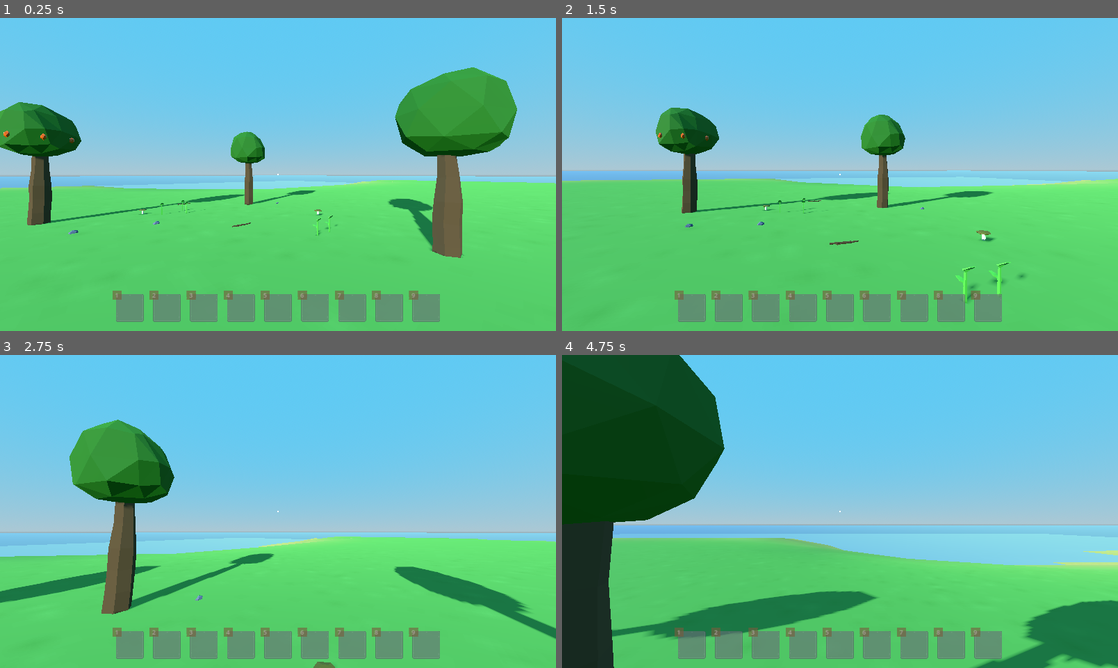
Above: before the commit, frames 1-4 (two rows, left to right).
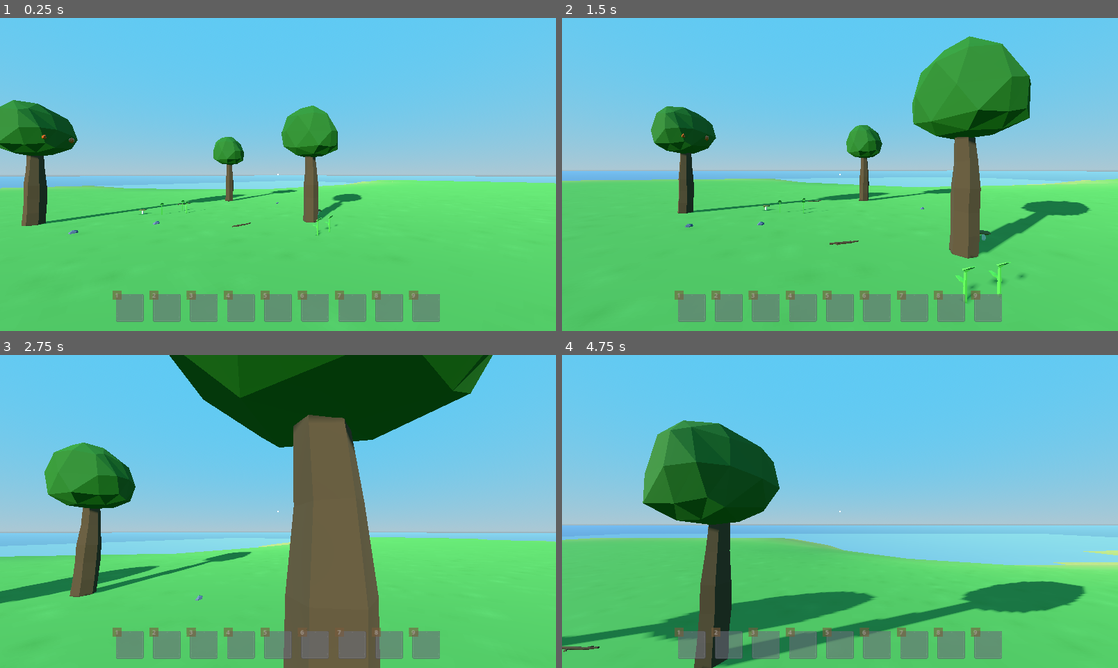
Above: after the commit, the same moments.

Repository: afarber/SurvivalGame
Game: Godot game, scene res://game/main_game.tscn
Same seed, same stepped clock (60 frames per second), same inputs: the game is played once before the commit and once after it.
Inputs (mouse positions are in pixels of both pictures, inside the frame that each line leads up to):
- Up to frame 1 (0.25 s): no input
- Up to frame 2 (1.5 s): tap Enter (ui_accept) at 0.5 s; move the mouse to (867, 174) at 0.52 s; hold W (move_forward) from 0.53 s (still down); tap E (interact) at 0.6, 1.35 s; click (867, 174) at 0.67 s; tap Space (jump) at 0.77 s; move the mouse to (812, 174) at 1.27 s
- Up to frame 3 (2.75 s): keep holding W (move_forward); tap Space (jump) at 1.52 s; move the mouse to (289, 505) at 2.02 s; hold 1 (item_hotkey) from 2.03 s (still down); tap E (interact) at 2.3 s
- Up to frame 4 (4.75 s): keep holding W (move_forward); move the mouse to (834, 517) at 2.77 s; release 1 (item_hotkey) at 2.78 s; tap Shift (sprint) at 2.85 s; click (834, 517) at 2.92 s; tap Space (jump) at 3.02, 3.77, 4.52 s; tap E (interact) at 3.05, 3.8, 4.35 s; move the mouse to (878, 514) at 3.52 s; click (878, 514) at 3.6 s; move the mouse to (795, 508) at 4.27 s

The runs differ from the first frame. In frame 1, 11% of the frame differs, in the area x 0-93%, y 15-77%; in frame 2, 11%; in frame 3, 32%, in the area x 0-100%, y 0-100%; in frame 4, 30%.

Commit message:
Spawn 2 logs, when hitting a tree 3 times by the axe

Diff:
--- a/actors/player/player.tscn
+++ b/actors/player/player.tscn
@@ -12,6 +12,7 @@
 
 [node name="Player" type="CharacterBody3D"]
 collision_layer = 2
+collision_mask = 83
 script = ExtResource("1_ff0ac")
 
 [node name="CollisionShape3D" type="CollisionShape3D" parent="."]
--- a/game/configs/item_config.gd
+++ b/game/configs/item_config.gd
@@ -86,3 +86,10 @@
 
 static func get_equippable_item(item_key:Keys) -> PackedScene:
 	return load(EQUIPPABLE_ITEM_PATHS[item_key])
+
+const PICKUPPABLE_ITEM_PATHS := {
+	Keys.Log : "res://items/interactables/rigid_pickupable_log.tscn"
+}
+
+static func get_pickuppable_item(item_key:Keys) -> PackedScene:
+	return load(PICKUPPABLE_ITEM_PATHS[item_key])
--- a/game/event_system.gd
+++ b/game/event_system.gd
@@ -20,3 +20,5 @@
 signal EQU_equip_item
 signal EQU_unequip_item
 signal EQU_active_hotbar_slot_updated
+
+signal SPA_spawn_scene
--- /dev/null
+++ b/game/managers/spawner.gd
@@ -0,0 +1,12 @@
+extends Node3D
+class_name Spawner
+
+@onready var items: Node3D = $Items
+
+func _enter_tree() -> void:
+	EventSystem.SPA_spawn_scene.connect(spawn_scene)
+
+func spawn_scene(scene: PackedScene, tform: Transform3D) -> void:
+	var object := scene.instantiate()
+	object.global_transform = tform
+	items.add_child(object)
--- /dev/null
+++ b/game/managers/spawner.tscn
@@ -0,0 +1,8 @@
+[gd_scene load_steps=2 format=3 uid="uid://dudvlb3olb81r"]
+
+[ext_resource type="Script" path="res://game/managers/spawner.gd" id="1_gdspg"]
+
+[node name="Spawner" type="Node3D"]
+script = ExtResource("1_gdspg")
+
+[node name="Items" type="Node3D" parent="."]
--- /dev/null
+++ b/items/interactables/rigid_pickupable_log.tscn
@@ -0,0 +1,26 @@
+[gd_scene load_steps=5 format=3 uid="uid://chdv3unakshdd"]
+
+[ext_resource type="PackedScene" uid="uid://vs6tfw5gcvwb" path="res://items/interactables/rigid_pickupable_template.tscn" id="1_07886"]
+[ext_resource type="PackedScene" uid="uid://ccix1jyr10lqx" path="res://meshes/log.tscn" id="2_tq0fl"]
+
+[sub_resource type="CylinderShape3D" id="CylinderShape3D_2fgeg"]
+height = 1.0113
+radius = 0.139686
+
+[sub_resource type="ConvexPolygonShape3D" id="ConvexPolygonShape3D_8pev8"]
+points = PackedVector3Array(0.00794826, -0.498707, 0.136368, -0.116518, -0.498314, 0.0655273, -0.0962672, -0.498412, -0.0487254, 0.0968034, -0.498707, 0.0616766, 0.118041, -0.498707, 0.0728065, -0.000638776, 0.503556, 0.117247, -0.100767, 0.499926, 0.0639448, -0.116518, -0.498314, -0.061596, -0.11374, 0.186866, 0.0544765, -0.115048, 0.187553, -0.0707478, -0.00222301, -0.496058, -0.115215, 0.10787, -0.496058, -0.0516529, 0.109868, -0.171029, -0.0598553, 0.110373, 0.499926, -0.0631784, 0.109454, 0.503556, 0.0536853, 0.000738829, 0.500318, -0.103082, -0.0805166, 0.500318, -0.0519694, -0.100767, 0.499926, -0.0631784, -0.00454197, 0.174995, -0.133043, 0.000279628, 0.499926, -0.12674, 0.00443539, -0.171029, -0.120727)
+
+[node name="RigidPickupableLog" instance=ExtResource("1_07886")]
+collision_layer = 16
+
+[node name="Pickupable" parent="." index="0"]
+item_key = 5
+prompt = "Pickup log"
+
+[node name="CollisionShape3D" parent="Pickupable" index="0"]
+shape = SubResource("CylinderShape3D_2fgeg")
+
+[node name="Log" parent="." index="1" instance=ExtResource("2_tq0fl")]
+
+[node name="CollisionShape3D" type="CollisionShape3D" parent="." index="2"]
+shape = SubResource("ConvexPolygonShape3D_8pev8")
--- /dev/null
+++ b/items/interactables/rigid_pickupable_template.tscn
@@ -0,0 +1,14 @@
+[gd_scene load_steps=2 format=3 uid="uid://vs6tfw5gcvwb"]
+
+[ext_resource type="Script" path="res://items/interactables/pickupable.gd" id="1_htahf"]
+
+[node name="RigidPickupableTemplate" type="RigidBody3D"]
+collision_layer = 48
+collision_mask = 81
+
+[node name="Pickupable" type="Area3D" parent="."]
+collision_layer = 4
+collision_mask = 0
+script = ExtResource("1_htahf")
+
+[node name="CollisionShape3D" type="CollisionShape3D" parent="Pickupable"]
--- a/objects/hittable_objects/hittable_object.gd
+++ b/objects/hittable_objects/hittable_object.gd
@@ -2,11 +2,17 @@
 class_name HittableObject
 
 @export var attributes: HittableObjectAttributes
+@export var residue_static_body: StaticBody3D
+@onready var item_spawn_points: Node3D = $ItemSpawnPoints
+
 
 var current_health: float
 
 func _ready() -> void:
 	current_health = attributes.max_health
+
+	if residue_static_body != null:
+		remove_child(residue_static_body)
 
 func register_hit(weapon_item_resource: WeaponItemResource) -> void:
 	if not attributes.weapon_filter.is_empty() and not weapon_item_resource.item_key in attributes.weapon_filter:
@@ -17,4 +23,16 @@
 		die()
 
 func die() -> void:
-	queue_free()
+	var scene_to_spawn = ItemConfig.get_pickuppable_item(attributes.drop_item_key)
+
+	for marker in item_spawn_points.get_children():
+		EventSystem.SPA_spawn_scene.emit(scene_to_spawn, marker.global_transform)
+
+	if residue_static_body == null:
+		queue_free()
+		return
+
+	for child in get_children():
+		child.queue_free()
+
+	add_child(residue_static_body)
--- a/objects/hittable_objects/hittable_tree.tscn
+++ b/objects/hittable_objects/hittable_tree.tscn
@@ -1,7 +1,9 @@
-[gd_scene load_steps=5 format=3 uid="uid://cqdp18gj225xc"]
+[gd_scene load_steps=8 format=3 uid="uid://cqdp18gj225xc"]
 
 [ext_resource type="PackedScene" uid="uid://dvy63qbk0ciku" path="res://objects/hittable_objects/hittable_object_template.tscn" id="1_gu5u6"]
 [ext_resource type="PackedScene" uid="uid://3onklf0n3c1x" path="res://meshes/tree.tscn" id="2_aec3i"]
+[ext_resource type="Resource" uid="uid://cs86qertxlhfk" path="res://resources/hittable_object_attributes/tree_attributes.tres" id="2_jhgsl"]
+[ext_resource type="PackedScene" uid="uid://buhbeytjpbhln" path="res://meshes/tree_stump.tscn" id="4_j8x46"]
 
 [sub_resource type="ConcavePolygonShape3D" id="ConcavePolygonShape3D_7hvci"]
 data = PackedVector3Array(0.099, 2.186, 0.0262, 0.1775, 2.2482, -0.4226, -0.433, 2.2424, -0.1354, -0.7606, 2.4826, -0.3 …(11736 unchanged characters)…
@@ -10,13 +12,35 @@
 radius = 0.255596
 height = 2.61322
 
-[node name="HittableTree" instance=ExtResource("1_gu5u6")]
+[sub_resource type="ConvexPolygonShape3D" id="ConvexPolygonShape3D_0kw7e"]
+points = PackedVector3Array(0.239512, -0.0414116, 0.147301, 0.222884, 0.38234, 0.125081, 0.0155555, -0.0414116, 0.276628, -0.237639, -0.0408724, -0.126149, -0.0051354, -0.0379688, -0.235201, 0.218821, -0.0379688, -0.105925, 0.222884, 0.38234, -0.122616, 0.0084094, 0.38234, 0.248929, -0.237639, -0.0408724, 0.132453, -0.206112, 0.38234, -0.122616, 0.0084094, 0.38234, -0.246413, -0.206112, 0.38234, 0.125081)
+
+[node name="HittableTree" node_paths=PackedStringArray("residue_static_body") instance=ExtResource("1_gu5u6")]
+attributes = ExtResource("2_jhgsl")
+residue_static_body = NodePath("ResidueStaticBody")
 
 [node name="CollisionShape3D" type="CollisionShape3D" parent="StaticBody3D" index="0"]
 shape = SubResource("ConcavePolygonShape3D_7hvci")
+
+[node name="Marker3D" type="Marker3D" parent="ItemSpawnPoints" index="0"]
+transform = Transform3D(0.866025, -0.5, 0, 0.12941, 0.224144, -0.965926, 0.482963, 0.836516, 0.258819, 0, 0.6, 0)
+
+[node name="Marker3D2" type="Marker3D" parent="ItemSpawnPoints" index="1"]
+transform = Transform3D(0.866025, 0.5, 0, -0.5, 0.866025, 0, 0, 0, 1, 0, 1.7, 0)
 
 [node name="CollisionShape3D" type="CollisionShape3D" parent="Hitbox" index="0"]
 transform = Transform3D(1, 0, 0, 0, 1, 0, 0, 0, 1, 0, 1.11635, 0)
 shape = SubResource("CapsuleShape3D_afxfk")
 
 [node name="Tree" parent="." index="3" instance=ExtResource("2_aec3i")]
+
+[node name="ResidueStaticBody" type="StaticBody3D" parent="." index="4"]
+collision_layer = 64
+collision_mask = 0
+
+[node name="TreeStump" parent="ResidueStaticBody" index="0" instance=ExtResource("4_j8x46")]
+
+[node name="CollisionShape3D" type="CollisionShape3D" parent="ResidueStaticBody" index="1"]
+shape = SubResource("ConvexPolygonShape3D_0kw7e")
+
+[connection signal="register_hit" from="Hitbox" to="." method="register_hit"]
--- a/stages/island.tscn
+++ b/stages/island.tscn
@@ -1,13 +1,14 @@
-[gd_scene load_steps=15 format=3 uid="uid://bkk7pn4wl3eii"]
+[gd_scene load_steps=16 format=3 uid="uid://bkk7pn4wl3eii"]
 
 [ext_resource type="PackedScene" uid="uid://k72nh4why7hu" path="res://meshes/terrain.tscn" id="1_l045f"]
-[ext_resource type="PackedScene" uid="uid://3onklf0n3c1x" path="res://meshes/tree.tscn" id="2_m4k5x"]
 [ext_resource type="PackedScene" uid="uid://bea7dr2hdggho" path="res://items/interactables/pickupable_fruit.tscn" id="4_ci5tp"]
 [ext_resource type="PackedScene" uid="uid://xi47003j8e2i" path="res://items/interactables/pickupable_stick.tscn" id="4_gm4c2"]
 [ext_resource type="PackedScene" uid="uid://hbitfq48m3n1" path="res://items/interactables/pickupable_mushroom.tscn" id="4_s8jtk"]
 [ext_resource type="PackedScene" uid="uid://jkjiyapdscej" path="res://items/interactables/pickupable_stone.tscn" id="5_v2a3h"]
 [ext_resource type="PackedScene" uid="uid://ycnf5b3vfkvh" path="res://items/interactables/pickupable_plant.tscn" id="6_rpwj6"]
 [ext_resource type="PackedScene" uid="uid://c58jbhme1gwfg" path="res://actors/player/player.tscn" id="7_01fi3"]
+[ext_resource type="PackedScene" uid="uid://cqdp18gj225xc" path="res://objects/hittable_objects/hittable_tree.tscn" id="9_eupie"]
+[ext_resource type="PackedScene" uid="uid://dudvlb3olb81r" path="res://game/managers/spawner.tscn" id="9_k7e2s"]
 
 [sub_resource type="ConcavePolygonShape3D" id="ConcavePolygonShape3D_gf358"]
 data = PackedVector3Array(142.68, -5, -142.685, 150, -5, -150, 150, -5, -142.685, 142.68, -5, -142.685, 142.68, -5, -15 …(226880 unchanged characters)…
@@ -44,14 +45,16 @@
 [node name="CollisionShape3D" type="CollisionShape3D" parent="Terrain/StaticBody3D"]
 shape = SubResource("ConcavePolygonShape3D_gf358")
 
-[node name="Tree" parent="." instance=ExtResource("2_m4k5x")]
-transform = Transform3D(1, 0, 0, 0, 1, 0, 0, 0, 1, -2.79807, 0, -3.65821)
+[node name="HittableTree" parent="." instance=ExtResource("9_eupie")]
+transform = Transform3D(1, 0, 0, 0, 1, 0, 0, 0, 1, 1.99316, 0, -3.13124)
 
-[node name="Tree2" parent="." instance=ExtResource("2_m4k5x")]
-transform = Transform3D(1, 0, 0, 0, 0.9976, 0.0692341, 0, -0.0692341, 0.9976, 5.68272, -0.216888, -3.02149)
+[node name="HittableTree2" parent="." node_paths=PackedStringArray("residue_static_body") instance=ExtResource("9_eupie")]
+transform = Transform3D(1, 0, 0, 0, 1, 0, 0, 0, 1, -3.48401, 0, 3.98853)
+residue_static_body = NodePath("../HittableTree/ResidueStaticBody")
 
-[node name="Tree3" parent="." instance=ExtResource("2_m4k5x")]
-transform = Transform3D(1, 0, 0, 0, 1, 0, 0, 0, 1, -3.55077, -0.0158178, 3.89382)
+[node name="HittableTree3" parent="." node_paths=PackedStringArray("residue_static_body") instance=ExtResource("9_eupie")]
+transform = Transform3D(1, 0, 0, 0, 1, 0, 0, 0, 1, -4.76758, 0, -3.5255)
+residue_static_body = NodePath("../HittableTree/ResidueStaticBody")
 
 [node name="PickupableMushroom" parent="." instance=ExtResource("4_s8jtk")]
 transform = Transform3D(1, 0, 0, 0, 1, 0, 0, 0, 1, -3.19265, 0, 1.10825)
@@ -112,3 +115,5 @@
 
 [node name="Player" parent="." instance=ExtResource("7_01fi3")]
 transform = Transform3D(0.650271, 0, 0.759703, 0, 1, 0, -0.759703, 0, 0.650271, 6.60765, 1.09456, 2.30571)
+
+[node name="Spawner" parent="." instance=ExtResource("9_k7e2s")]
